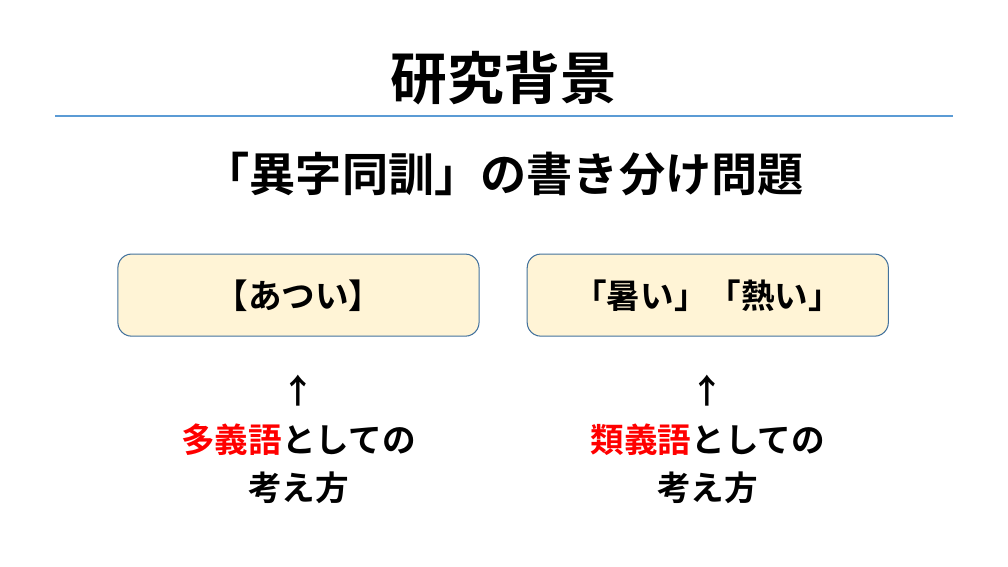
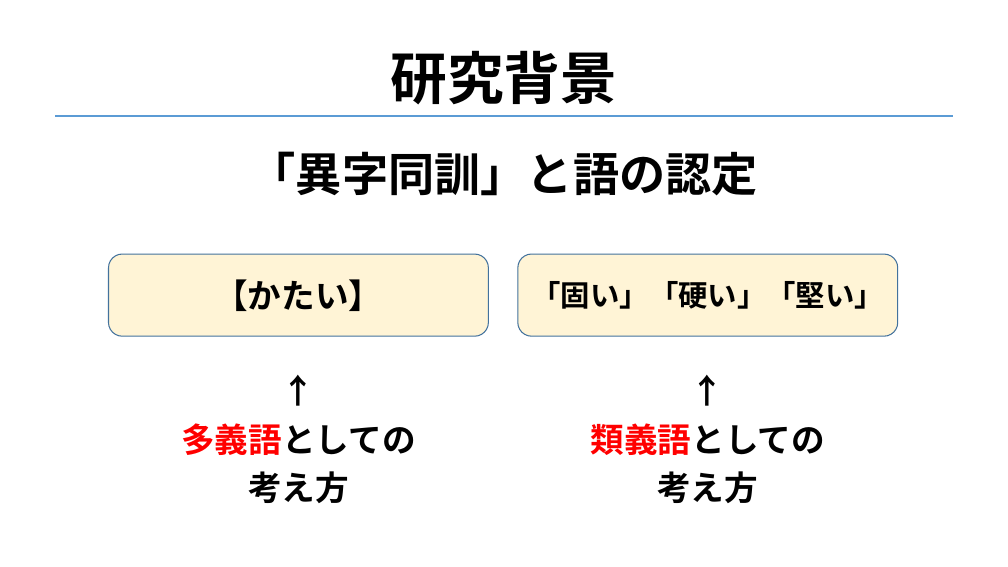
Before and after one commit to 3x3y3z3t/paper, a slide deck: slide 13 of 発表用/PPT.pptx. Drawn at 1008x567 pixels with LibreOffice and Linux fonts; fonts in the diff are those of the drawing; background and template pictures are left out. Boxes give left, top, right and bottom in pixels: in the first picture for what was removed or moved away, otherwise in the second. Text is boxed around its words. In the diff, an @@ line names an element or a change of style, - is before the commit and + after.

```diff
--- a/発表用/PPT.pptx
+++ b/発表用/PPT.pptx
@@ text at <box>250,151,758,196</box>: text changed @@
-「異字同訓」の書き分け問題
+「異字同訓」と語の認定
@@ rounded rectangle "【かたい】": place and size @@
-rounded rectangle "【かたい】" at <box>118,254,479,337</box>
+rounded rectangle "【かたい】" at <box>109,254,488,337</box>
@@ rounded rectangle "「固い」「硬い」「堅い」": place and size @@
-rounded rectangle "「固い」「硬い」「堅い」" at <box>527,254,889,337</box>
+rounded rectangle "「固い」「硬い」「堅い」" at <box>518,254,898,337</box>
@@ text in rounded rectangle at <box>214,279,382,311</box>: text changed @@
-【あつい】
+【かたい】
@@ text in rounded rectangle at <box>532,281,884,309</box>: text changed; size 32 to 28 pt @@
-「暑い」「熱い」
+「固い」「硬い」「堅い」
```
Also in this commit, not shown: 15 other slides changed, 33 slides added, 3 slides removed, 1 other file.
